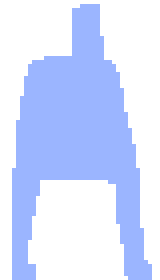
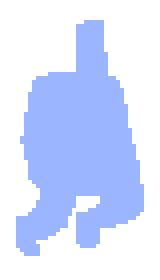
Comparing the layer stacks of the two 160px x 280px images. Changes:
renamed "Layer 1 copy" to "Layer 2 copy", showed it, painted on it over (16, 20, 144, 256)
hid "Layer 2" over (12, 4, 152, 280)
